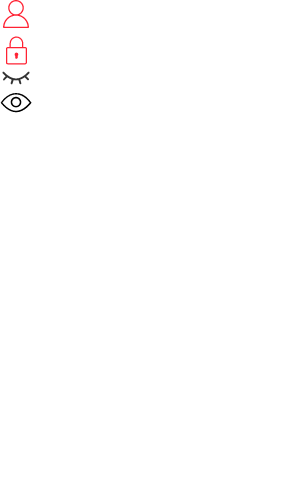
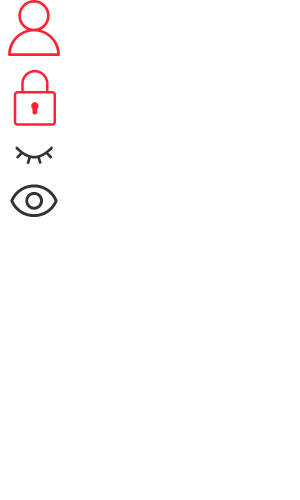
Before/after of a 300×500 layered artwork. What changed in the layer stack:
added layer "eye-open" above "eye-close" over [10, 184, 58, 217]
added layer "eye-close" above "password" over [15, 146, 53, 164]
renamed "眼睛闭" to "password", painted on it over [2, 70, 56, 126]
removed layer "眼睛睁" over [0, 93, 32, 113]
renamed "密码" to "user", painted on it over [6, 0, 60, 65]
removed layer "用户" over [3, 0, 29, 28]
